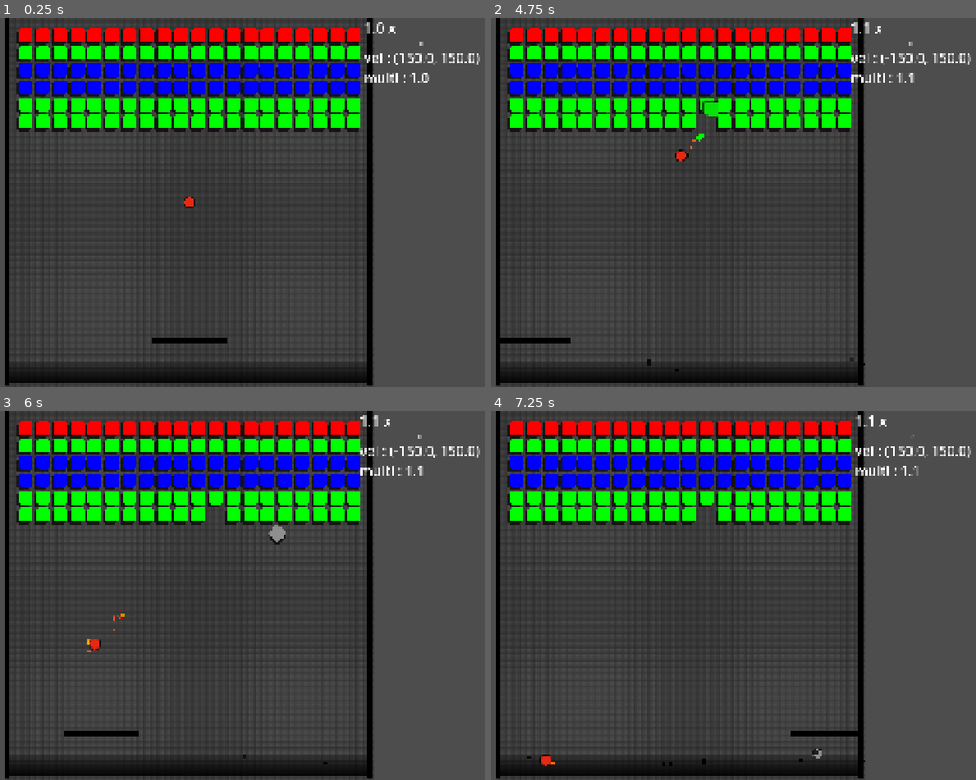
Above: before the commit, frames 1-4 (two rows, left to right).
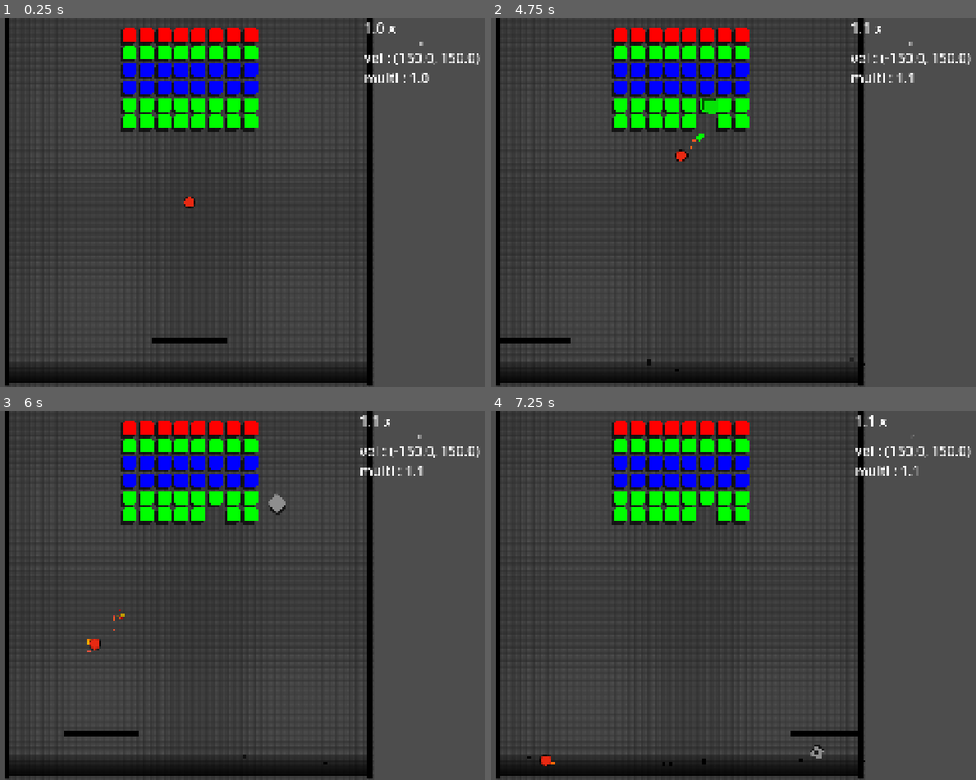
Above: after the commit, the same moments.

Repository: jardelguim/breakout
Game: Godot game, scene res://scenes/game.tscn
Same seed, same stepped clock (60 frames per second), same inputs: the game is played once before the commit and once after it.
Inputs:
- Up to frame 1 (0.25 s): no input
- Up to frame 2 (4.75 s): tap Enter at 0.5 s; hold D (move_right) 0.53-1.28 s; tap Space (launch) at 0.6, 1.35, 2.1, 2.85, 3.5, 3.6, 4.35 s; hold A (move_left) 1.28-2.03 s; hold D (move_right) 2.03-3.53 s; hold A (move_left) from 3.53 s (still down)
- Up to frame 3 (6 s): tap Space (launch) at 5.1, 5.85 s; release A (move_left) at 5.78 s; hold D (move_right) from 5.78 s (still down)
- Up to frame 4 (7.25 s): keep holding D (move_right); tap Space (launch) at 6.6 s

The runs differ from the first frame. In frame 1, 9.8% of the frame differs, in the area x 3-75%, y 2-31%; in frame 2, 9.8%; in frame 3, 9.9%, in the area x 3-75%, y 2-37%; in frame 4, 9.8%.

Commit message:
improve grid algoritm

Diff:
--- a/src/grid.gd
+++ b/src/grid.gd
@@ -1,14 +1,15 @@
 extends Node2D
 
 const max_columns = 20
-@export var columns : int = 20
+const max_screen_size = 320
+@export var columns : int = 8
 @export var rows : int = 3
 @export var brick : PackedScene
 var brick_height = 15
 var brick_width = 15
-var x_offset = brick_width + 3
+var left_screen_offset = 0
+var x_offset = 18 + ((brick_width * (max_columns - columns)/2))
 var y_offset = 15
-var padding = 0
 
 
 @onready var brick_container: Marker2D = $BrickContainer
@@ -22,15 +23,17 @@
 func start_grid() -> void:
 	'''Função para gerar um novo grid de bricks'''
 	var bricks : Array
+
 	for line in range(rows):
 		var line_array = []
 		var line_brick_type = GameManager.brick_types.pick_random()
 		var color = GameManager.brick_colors.pick_random()
+
 		for col in range(columns):
 			var new_brick = brick.instantiate()
 			# Set brick position
 			var pos = Vector2(
-				col * brick_width + x_offset, y_offset + line * brick_height
+				left_screen_offset + (col * brick_width + x_offset), y_offset + line * brick_height
 			)
 			# Set brick color and score given based on type
 			new_brick.brick_type = line_brick_type
@@ -41,3 +44,5 @@
 			line_array.append(new_brick)
 			brick_container.add_child(new_brick)
 		bricks.append(line_array)
+
+	var last_brick = bricks[-1][-1]
Binary file added: assets/fonts/PixelGameFont.ttf
Not shown, added: assets/fonts/PixelGameFont.ttf.import
